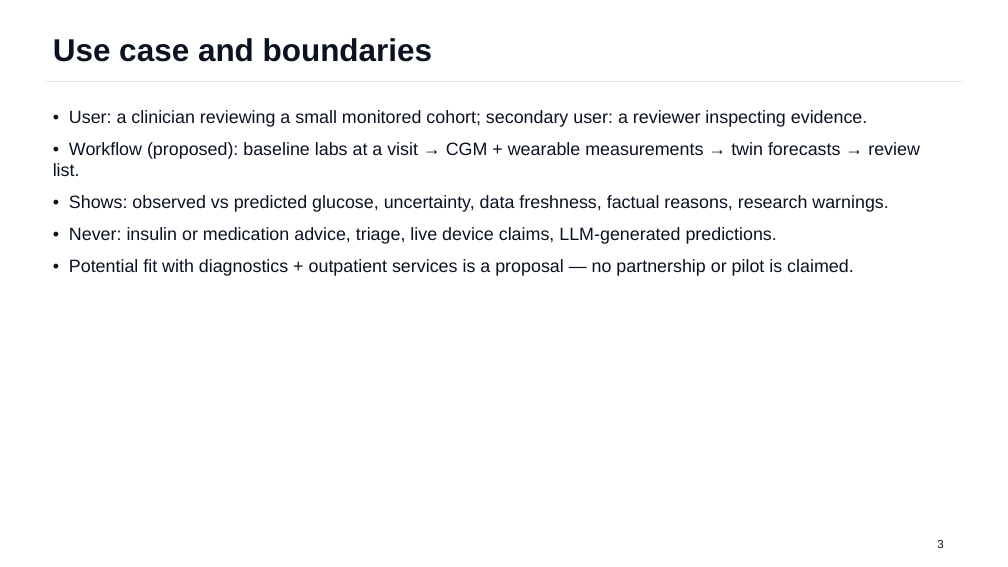
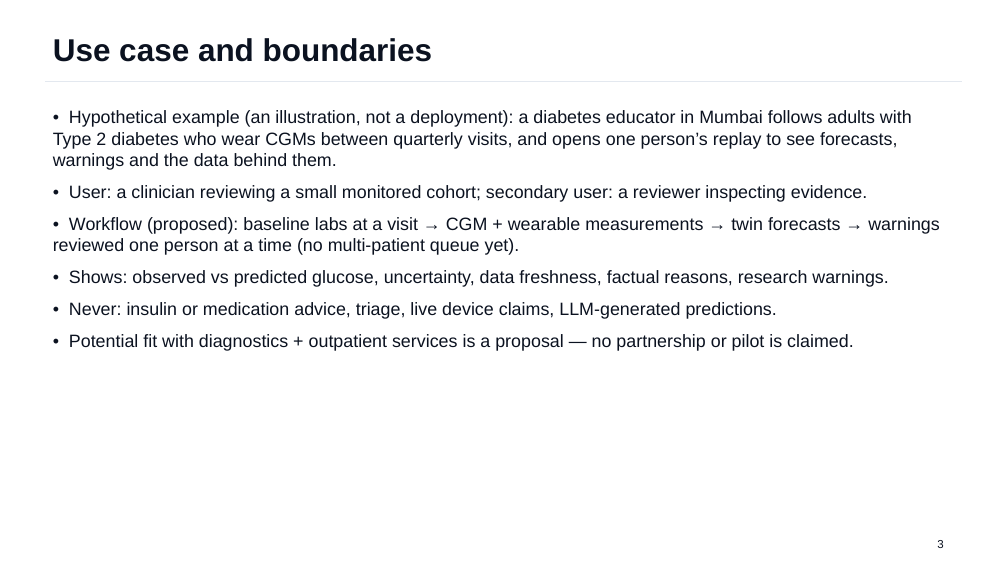
Before and after one commit to Avi36005/DigitalTwin-Challenge-Kryptonite, a slide deck: slide 3 of docs/submission/GlucoTwin_Presentation.pptx. Drawn at 1008x567 pixels with LibreOffice and Linux fonts; fonts in the diff are those of the drawing. Boxes give left, top, right and bottom in pixels: in the first picture for what was removed or moved away, otherwise in the second. Text is boxed around its words. In the diff, an @@ line names an element or a change of style, - is before the commit and + after.

```diff
--- a/docs/submission/GlucoTwin_Presentation.pptx
+++ b/docs/submission/GlucoTwin_Presentation.pptx
@@ text at <box>53,110,912,170</box>: paragraph added @@
+• Hypothetical example (an illustration, not a deployment): a diabetes educator in Mumbai follows adults with Type 2 diabetes who wear CGMs between quarterly visits, and opens one person’s replay to see forecasts, warnings and the data behind them.
@@ text at <box>53,217,940,255</box>: text changed @@
-• Workflow (proposed): baseline labs at a visit → CGM + wearable measurements → twin forecasts → review list.
+• Workflow (proposed): baseline labs at a visit → CGM + wearable measurements → twin forecasts → warnings reviewed one person at a time (no multi-patient queue yet).
```
Also in this commit, not shown: 2 other slides changed, 12 other files.
